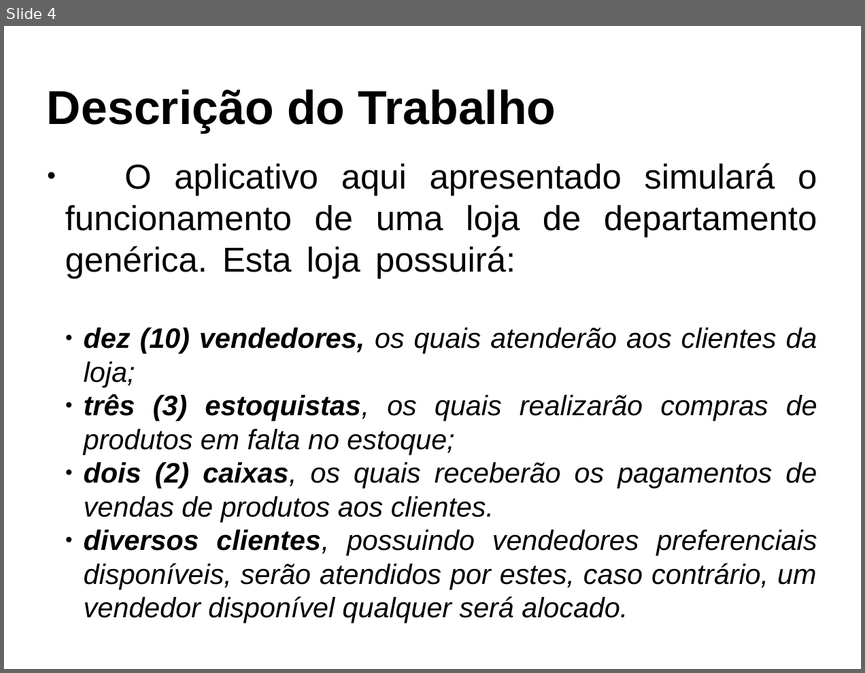
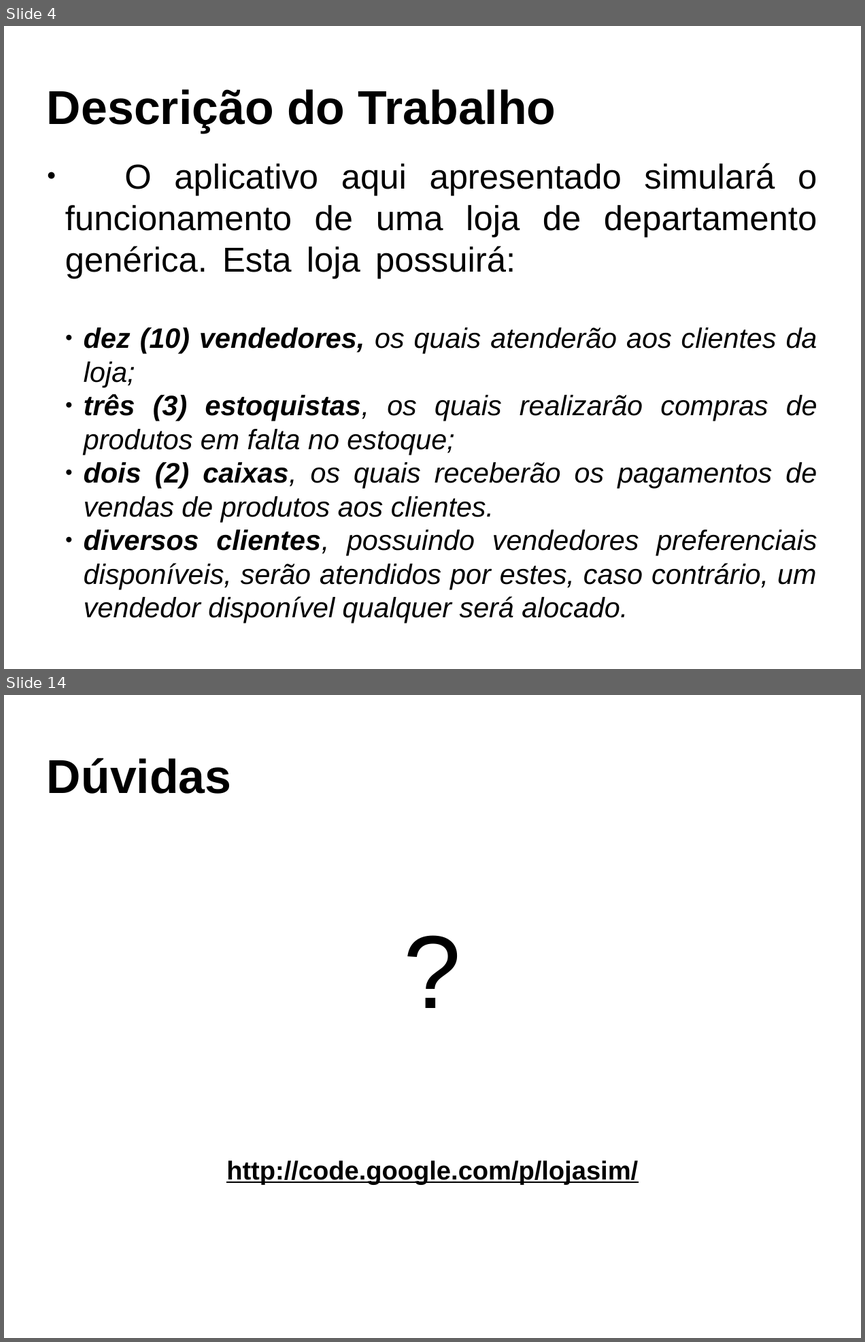
Before and after one commit to brunobuss/lojasim, a slide deck: docs/Apresentação_SO.odp. Shown one above the other, each under a label of ours: slide 4 before the commit, slides 4 and 14 after it; the slides between them are not shown. The pictures are 865x673 and 865x1342 pixels, drawn with LibreOffice and Linux fonts; fonts in the diff are those of the drawing. Boxes give left, top, right and bottom in pixels: in the first picture for what was removed or moved away, otherwise in the second. Text is boxed around its words. In the diff, an @@ line names an element or a change of style, - is before the commit and + after.

```diff
--- a/docs/Apresentação_SO.odp
+++ b/docs/Apresentação_SO.odp
@@ slide 14 added at (4, 695, 861, 1338), background #FFFFFF @@
@@ title added at (47, 758, 232, 794), 44 pt, text #000000, bold @@
+Dúvidas
@@ subtitle added at (226, 1160, 638, 1185), 24 pt, text #000000, bold, underline @@
+?
+http://code.google.com/p/lojasim/
```
Also in this commit, not shown: 6 slides changed, 3 other slides added, 2 slides removed, 2 other files.
